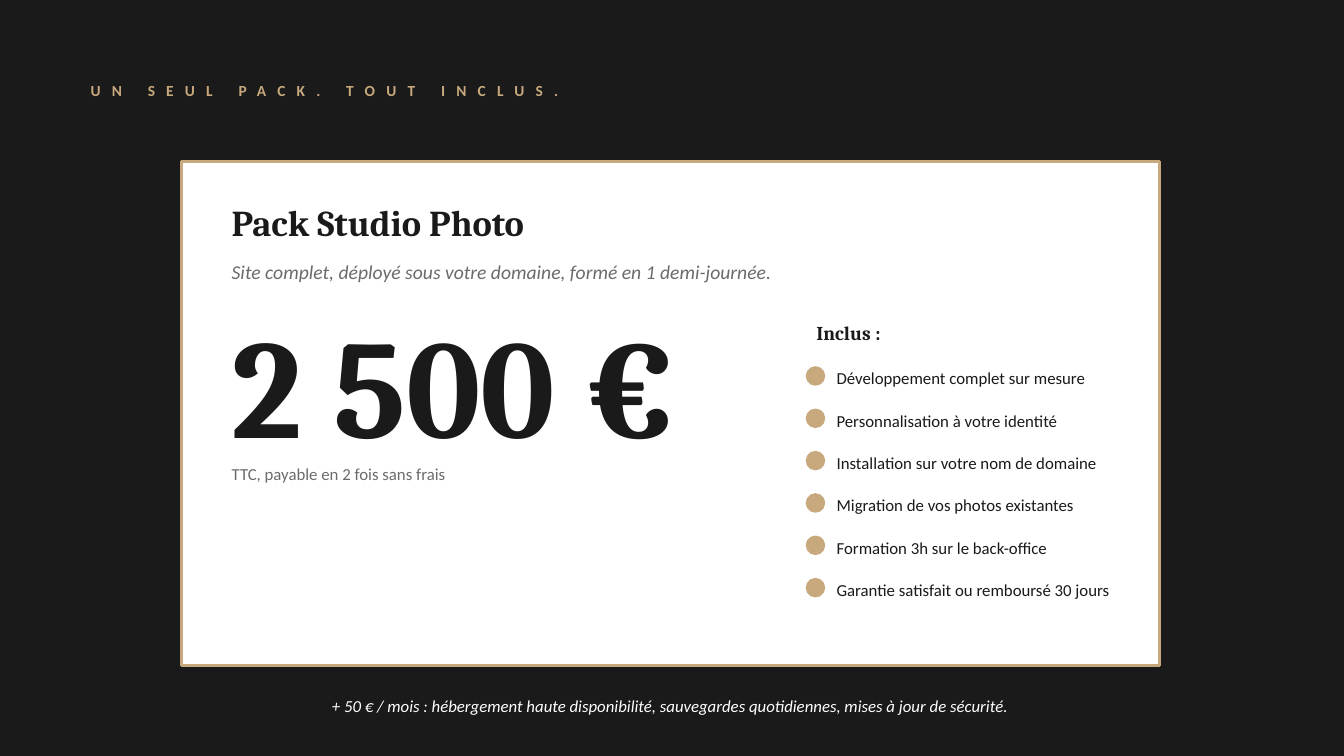
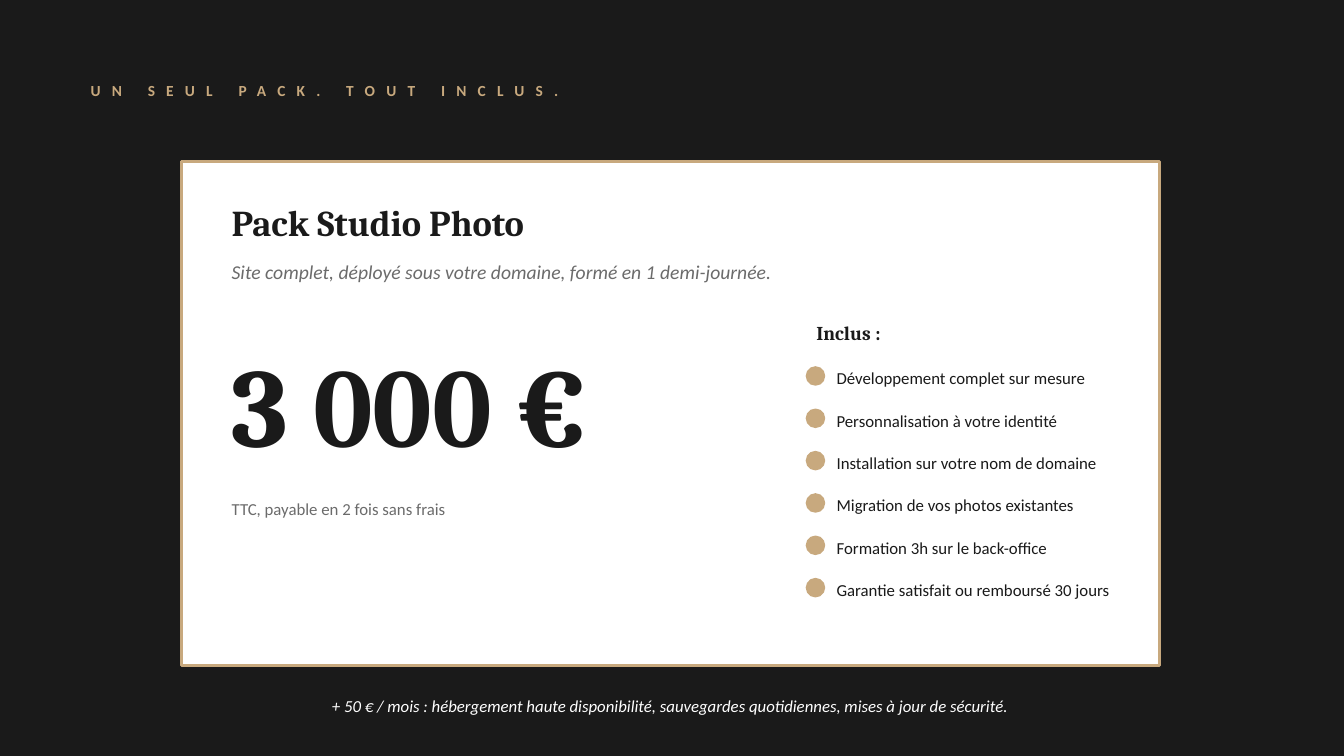
Before and after one commit to EvanOROFINO/studio-photo, a slide deck: slide 8 of pitch-deck.pptx. Drawn at 1344x756 pixels with LibreOffice and Linux fonts; fonts in the diff are those of the drawing. Boxes give left, top, right and bottom in pixels: in the first picture for what was removed or moved away, otherwise in the second. Text is boxed around its words. In the diff, an @@ line names an element or a change of style, - is before the commit and + after.

```diff
--- a/pitch-deck.pptx
+++ b/pitch-deck.pptx
@@ text at [232,371,492,448]: text changed; size 100 to 80 pt @@
-2 500 €
+3 000 €
@@ text "TTC, payable en 2 fois ...": place and size @@
-text "TTC, payable en 2 fois ..." at [232,468,445,483]
+text "TTC, payable en 2 fois ..." at [232,503,445,518]
```
Also in this commit, not shown: 2 other slides changed, 13 other files.
